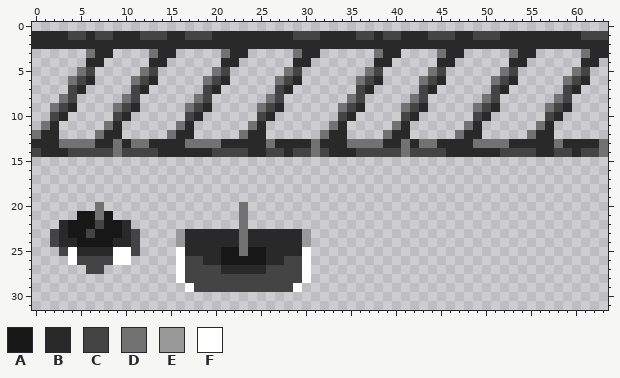
File history of a pixel-art file, losbehomemauuooooouuuu/Assets/arquivos originais/troca de fase/luzes.ase. The first picture shows the starting point.
64x32 pixels, 1 frame. Colours within 5 levels of each other are drawn and written as one. The old version is drawn lined up with the new one.
Visible layers, top first: "Flattened #2", "Layer 4" opacity 40%, "Flattened".
Palette (. is transparent): A #171717  B #292929  C #444444  D #727272  E #999999  F #ffffff
Pixels before, first column x 0:
 1 BBBBCCBCCBBBCCCBBCCCBBBBBBBBBCCCBBBBCCBCCBBBCCCBBCCCBBBBBBBBBCCC
 2 BBBBBBBBBBBBBBBBBBBBBBBBBBBBBBBBBBBBBBBBBBBBBBBBBBBBBBBBBBBBBBBB
 3 ......DBB....DBB.....DBB.....DBB......DBB....DBB.....DBB.....DBB
 4 ......BB.....BB......BB......BB.......BB.....BB......BB......BB.
 5 .....DC.....DC......DC......DC.......DC.....DC......DC......DC..
 6 ....DCB....DCB.....DCB.....DCB......DCB....DCB.....DCB.....DCB..
 7 ....CB.....CB......CB......CB.......CB.....CB......CB......CB...
 8 ...DC.....DC......DC......DC.......DC.....DC......DC......DC....
 9 ..DCB....DCB.....DCB.....DCB......DCB....DCB.....DCB.....DCB....
10 ..CB.....CB......CB......CB.......CB.....CB......CB......CB.....
11 .DB.....DB......DB......DB.......DB.....DB......DB......DB......
12 DBB....DBB.....DBB.....DBB......DBB....DBB.....DBB.....DBB......
13 BBBDDDDBBDBDDBBBBDDDDBBBBBDBBBBDBBBDDDDBBDBDDBBBBDDDDBBBBBDBBBBD
14 CBBBCCCCCDCCCCBBBBBBCCCCBBCCBCCDCBBBCCCCCDCCCCBBBBBBCCCCBBCCBCCD
15 ................................................................
16 ................................................................
17 ................................................................
18 ................................................................
19 ................................................................
20 .......D...............D........................................
21 .....AADA..............D........................................
22 ...BAAACAAB............D........................................
23 ..CBAACAAABC....EBBBBBBDBBBBBBE.................................
24 ..CBBAAAABBC....EBBBBBBDBBBBBBE.................................
25 ...CFBBBBFFC....FBBBBAADAABBBBF.................................
26 ....FCCCCFF.....FCCBBAAAAABBCCF.................................
27 ......CC........FCCCCBBBBBCCCCF.................................
28 ................FCCCCCCCCCCCCCF.................................
29 .................FCCCCCCCCCCCF..................................
The result:
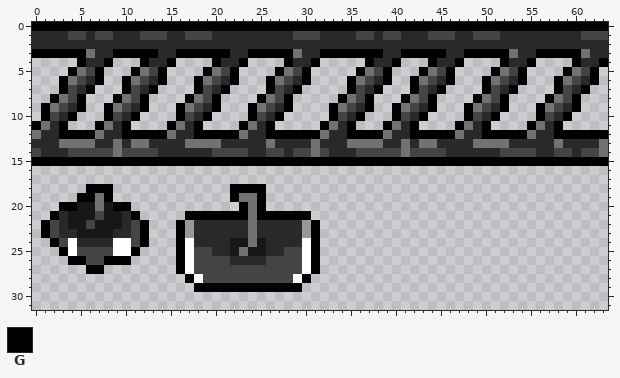
Colours new in this view: G #000000
Change:
whole drawing moved by +0,+1 (the old picture is shown already moved)
y 0: x 0..63 ................................................................ -> GGGGGGGGGGGGGGGGGGGGGGGGGGGGGGGGGGGGGGGGGGGGGGGGGGGGGGGGGGGGGGGG
y 3: x 0..5 ...... -> GGGGGG; x 9..13 ....D -> GGGGG; x 16..21 .....D -> GGGGGG; x 24..28 ..... -> GGGGG; x 32..38 ......D -> GGGGGGG; x 41..45 ....D -> GGGGG; x 48..52 ..... -> GGGGG; x 56..60 ..... -> GGGGG
y 4: x 5 . -> G; x 8 . -> G; x 12 . -> G; x 15 . -> G; x 20 . -> G; x 23 . -> G; x 28 . -> G; x 31 . -> G; x 37 . -> G; x 40 . -> G; x 44 . -> G; x 47 . -> G; x 52 . -> G; x 55 . -> G; x 60 . -> G; x 63 . -> G
y 5: x 4 . -> G; x 7 . -> G; x 11 . -> G; x 14 . -> G; x 19 . -> G; x 22 . -> G; x 27 . -> G; x 30 . -> G; x 36 . -> G; x 39 . -> G; x 43 . -> G; x 46 . -> G; x 51 . -> G; x 54 . -> G; x 59 . -> G; x 62 . -> G
y 6: x 3 . -> G; x 7 . -> G; x 10 . -> G; x 14 . -> G; x 18 . -> G; x 22 . -> G; x 26 . -> G; x 30 . -> G; x 35 . -> G; x 39 . -> G; x 42 . -> G; x 46 . -> G; x 50 . -> G; x 54 . -> G; x 58 . -> G; x 62 . -> G
y 7: x 3 . -> G; x 6 . -> G; x 10 . -> G; x 13 . -> G; x 18 . -> G; x 21 . -> G; x 26 . -> G; x 29 . -> G; x 35 . -> G; x 38 . -> G; x 42 . -> G; x 45 . -> G; x 50 . -> G; x 53 . -> G; x 58 . -> G; x 61 . -> G
y 8: x 2 . -> G; x 5 . -> G; x 9 . -> G; x 12 . -> G; x 17 . -> G; x 20 . -> G; x 25 . -> G; x 28 . -> G; x 34 . -> G; x 37 . -> G; x 41 . -> G; x 44 . -> G; x 49 . -> G; x 52 . -> G; x 57 . -> G; x 60 . -> G
y 9: x 1 . -> G; x 5 . -> G; x 8 . -> G; x 12 . -> G; x 16 . -> G; x 20 . -> G; x 24 . -> G; x 28 . -> G; x 33 . -> G; x 37 . -> G; x 40 . -> G; x 44 . -> G; x 48 . -> G; x 52 . -> G; x 56 . -> G; x 60 . -> G
y 10: x 1 . -> G; x 4 . -> G; x 8 . -> G; x 11 . -> G; x 16 . -> G; x 19 . -> G; x 24 . -> G; x 27 . -> G; x 33 . -> G; x 36 . -> G; x 40 . -> G; x 43 . -> G; x 48 . -> G; x 51 . -> G; x 56 . -> G; x 59 . -> G
y 11: x 0 . -> G; x 3 . -> G; x 7 . -> G; x 10 . -> G; x 15 . -> G; x 18 . -> G; x 23 . -> G; x 26 . -> G; x 32 . -> G; x 35 . -> G; x 39 . -> G; x 42 . -> G; x 47 . -> G; x 50 . -> G; x 55 . -> G; x 58 . -> G
y 12: x 3..6 .... -> GGGG; x 10..14 ..... -> GGGGG; x 18..22 ..... -> GGGGG; x 26..31 ...... -> GGGGGG; x 35..38 .... -> GGGG; x 42..46 ..... -> GGGGG; x 50..54 ..... -> GGGGG; x 58..63 ...... -> GGGGGG
y 15: x 0..63 ................................................................ -> GGGGGGGGGGGGGGGGGGGGGGGGGGGGGGGGGGGGGGGGGGGGGGGGGGGGGGGGGGGGGGGG
y 18: x 6..8 ... -> GGG; x 22..25 .... -> GGGG
y 19: x 5..8 .... -> GGDG; x 22..25 .... -> GDDG
y 20: x 3..6 .... -> GGAA; x 8..10 ... -> AGG; x 23..25 D.. -> GDG
y 21: x 2..4 ... -> GBA; x 7 D -> C; x 9..11 ... -> ABG; x 17..30 ......D....... -> GGGGGGGDGGGGGG
y 22: x 1..2 .. -> GC; x 6..7 AC -> CA; x 11..12 .. -> CG; x 16..31 .......D........ -> GEBBBBBBDBBBBBEG
y 23: x 1 . -> G; x 4 A -> B; x 6 C -> A; x 9 A -> B; x 12 . -> G; x 16..17 EB -> GE; x 23..24 DB -> BD; x 31 . -> G
y 24: x 2..10 CBBAAAABB -> GCFBBBBFF; x 12 . -> G; x 16..17 EB -> GF; x 22..25 BDBB -> AADA; x 30..31 E. -> FG
y 25: x 3 C -> G; x 5..8 BBBB -> CCCC; x 11 C -> G; x 16..19 FBBB -> GFCC; x 21 A -> B; x 28..29 BB -> CC; x 31 . -> G
y 26: x 4..5 FC -> GG; x 8..10 CFF -> GGG; x 16..17 FC -> GF; x 19..27 BBAAAAABB -> CCCBBBBCC; x 31 . -> G
y 27: x 6..7 CC -> GG; x 16..17 FC -> GF; x 21..25 BBBBB -> CCCCC; x 31 . -> G
y 28: x 16..18 FCC -> .GF; x 29..30 CF -> FG
y 29: x 17..29 FCCCCCCCCCCCF -> .GGGGGGGGGGGG
Where, in picture pixels (left, top, right, bottom), the same in both pictures:
changed: (32, 22, 608, 292)
